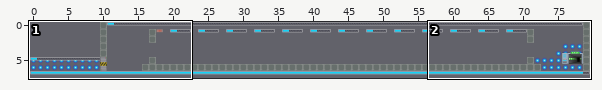
One commit to this Tiled map: maps/tieldmaps/world3/solo/themagnet/09.tmx. The first picture is a wide view before the edit; the outline marks the close-up.
Close-up. Before the edit:
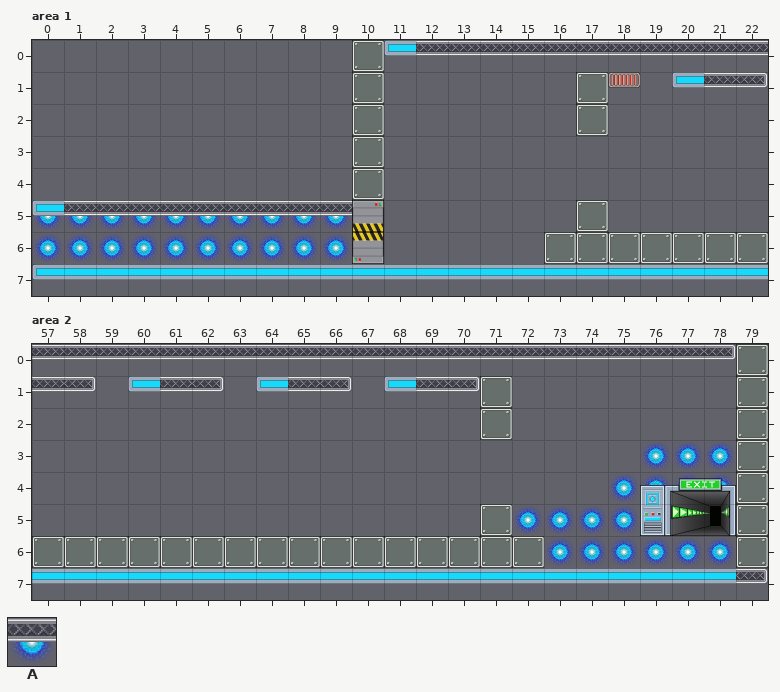
Cells are 64x64 px. Shown: area 1 x 0..22, y 0..7; area 2 x 57..79, y 0..7.
Key: from "lampe1": A 0.
_ is an empty cell, # one hidden under a higher layer.
Layers that did not change in this view are not listed.
Layer "foreground" before, area 1, first column x 0:
0 _______________________
1 _______________________
2 _______________________
3 _______________________
4 _______________________
5 AAAAAAAAAA_____________
6 AAAAAAAAAA_____________
7 _______________________
Layer "foreground" before, area 2, first column x 57:
0 _______________________
1 _______________________
2 _______________________
3 ___________________AAA_
4 __________________AAAA_
5 _______________AAAA#AA_
6 ______________##AAAAAA_
7 _______________________
After the commit:
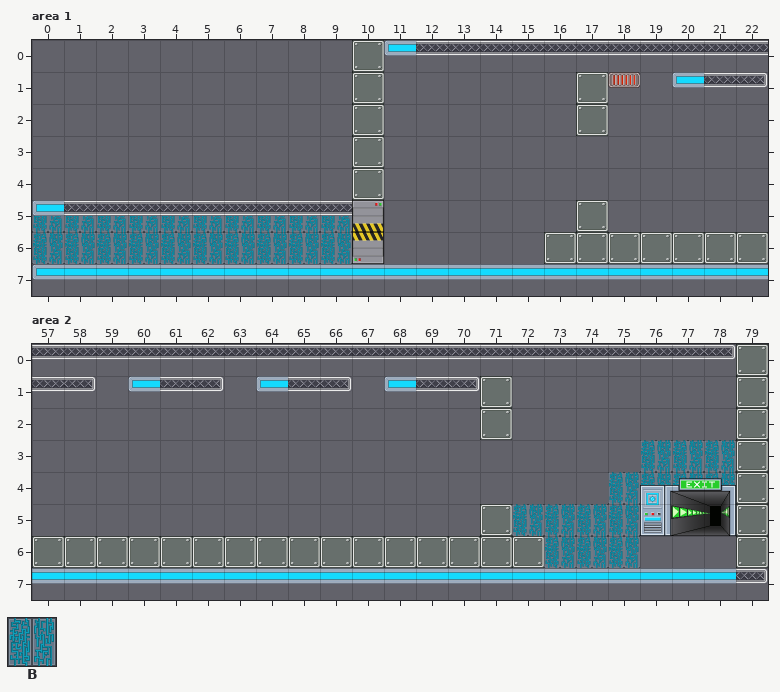
Further tiles: from "mur2": B 0.
See-through tiles are keyed as they look on the map.
What changed:
Layer "foreground", area 1:
y 5..6: x 0..9 AAAAAAAAAA -> BBBBBBBBBB
Layer "foreground", area 2:
y 3: x 76..78 AAA -> BBB
y 4: x 75..78 AAAA -> BBBB
y 5: x 72..75 AAAA -> BBBB
y 6: x 73..78 AAAAAA -> BBB___
